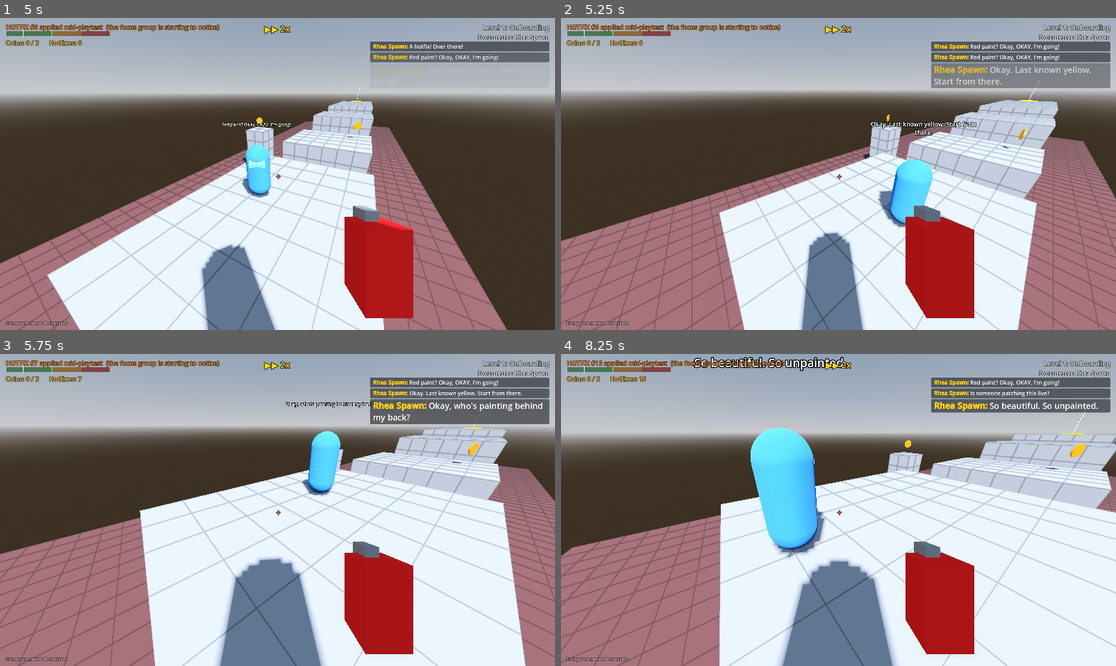
Above: before the commit, frames 1-4 (two rows, left to right).
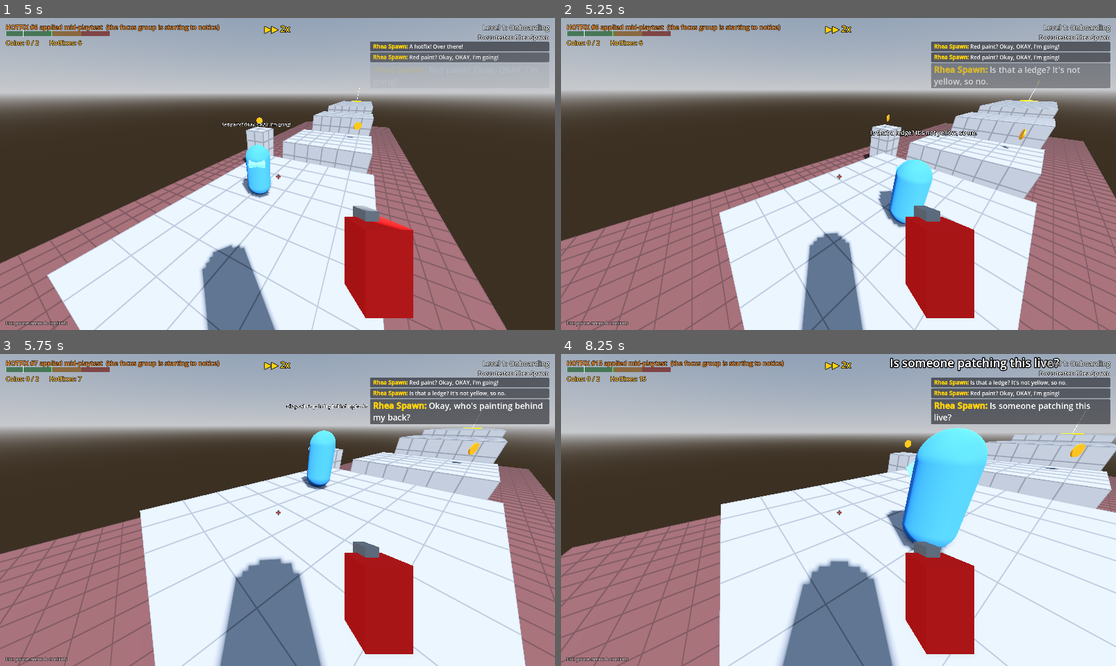
Above: after the commit, the same moments.

Repository: RSghr/yellow-paint
Game: Godot game, scene res://level_select.tscn
Same seed, same stepped clock (60 frames per second), same inputs: the game is played once before the commit and once after it.
Inputs (mouse positions are in pixels of both pictures, inside the frame that each line leads up to):
- Up to frame 1 (5 s): click "Start" at 0.5 s; click "Start" at 1.25 s; click (22, 42) at 2.02 s; click "Accept & grab the paint" at 2.75 s; click "Start session" at 3.5 s; tap Enter (start_test) at 4.25 s; move the mouse to (305, 174) at 4.27 s; press the mouse at (305, 174) at 4.28 s; hold T (fast_forward) from 4.28 s (still down); tap Space (jump) at 4.52 s
- Up to frame 2 (5.25 s): keep holding T (fast_forward); move the mouse to (810, 174) at 5.02 s; release the mouse at (810, 174) at 5.03 s; tap Backspace (clear_paint) at 5.1 s
- Up to frame 3 (5.75 s): keep holding T (fast_forward); tap Space (jump) at 5.27 s; click (249, 510) at 5.3 s
- Up to frame 4 (8.25 s): keep holding T (fast_forward); move the mouse to (849, 503) at 5.77 s; hold Z (lock_mouse) 5.78-6.53 s; click (849, 503) at 6.05 s; move the mouse to (832, 516) at 6.52 s; tap N (next_level) at 6.6 s; tap Space (jump) at 6.77, 7.52 s; click (832, 516) at 6.8 s; move the mouse to (877, 513) at 7.27 s; press the mouse at (877, 513) at 7.28 s; move the mouse to (794, 506) at 8.02 s; release the mouse at (794, 506) at 8.03 s; right-click (794, 506) at 8.1 s

Frame 1 is identical in both runs. In frame 2, 0.8% of the frame differs, in the area x 55-96%, y 15-39%; in frame 3, 0.8%; in frame 4, 11%, in the area x 23-99%, y 0-66%.

Commit message:
Look back to the last splat periodically (every 1/2/4 wanders by Exploration)
The look-back happened once per splat. Now, while lost, a tester goes back to
the last splat it reached for a careful look every look_back_every_by_level
[1, 2, 4] look-around walks (lower Exploration = more often), as long as it
stays lost. Walking back to a splat it already knew no longer resets its
patience (a NEW splat does), so improvising still happens.

Co-Authored-By: Claude Opus 5.5 <noreply@anthropic.com>
Claude-Session: https://claude.ai/code/session_01W5jG8cMnz72ugdxaP4H6QQ

Diff:
--- a/runner.gd
+++ b/runner.gd
@@ -85,6 +85,9 @@
 @export var wander_min_by_level: Array[float] = [1.5, 2.0, 2.0]  ## Shortest look-around walk (metres).
 ## True = curious: presses unpainted buttons and smashes unpainted planks it sees, and gambles on a jump for a coin.
 @export var curious_by_level: Array[bool] = [false, false, true]
+## While lost, after this many look-around walks it goes back to the last splat it reached and looks again carefully
+## (it may just have missed the next splat behind a corner). Lower = more often. 0 = never.
+@export var look_back_every_by_level: Array[int] = [1, 2, 4]
 
 var conviction_time := 0.0  ## See conviction_time_by_level.
 var short_legs := false  ## Jumping 1★: leaps of faith only land desperate_success_chance of the time too.
@@ -93,6 +96,7 @@
 var trust_bonus := 0
 var improvises := true  ## False = "No paint, no way": never jumps anywhere unpainted.
 var curious := false  ## Explorer: tries unpainted buttons/planks and jumps for coins.
+var look_back_every := 2  ## See look_back_every_by_level.
 var profile := {jump = 1, trust = 1, patience = 1}
 
 @export_group("Speech")
@@ -141,7 +145,7 @@
 var _trail_from: Array[Vector3] = []  ## For each trail stop: where the jump to it took off (INF if it walked there).
 var _trail_gamble: Array[bool] = []  ## For each trail stop: that jump was unpainted (replaying it is a gamble).
 var _look_back := false  ## Truly lost: heading back to the last splat it reached to look again from there.
-var _looked_back_at := Vector3.INF  ## The splat it last went back to (once per splat).
+var _walks_since_look := 0  ## Look-around walks since it last went back to the last splat.
 var _shaken := false  ## Just fell: no unpainted leaps until it has looked around for a way back (wanders + patience).
 var _detoured := false  ## Went off its route for a coin or to use something: may need to return to _furthest.
 var _wanders := 0
@@ -256,7 +260,7 @@
 	_failed_jump = {}
 	_retry_jump = {}
 	_look_back = false
-	_looked_back_at = Vector3.INF
+	_walks_since_look = 0
 	_trail.clear()
 	_trail_from.clear()
 	_trail_gamble.clear()
@@ -306,6 +310,7 @@
 	wander_range = wander_range_by_level[p.patience]
 	wander_min = wander_min_by_level[p.patience]
 	curious = curious_by_level[p.patience]
+	look_back_every = look_back_every_by_level[p.patience]
 
 
 func celebrate() -> void:
@@ -784,8 +789,8 @@
 ## Reached a step of the path.
 func _arrive(step: Dictionary) -> void:
 	_stuck_count = 0
-	if step.get("kind", "") in ["task", "curio", "coin", "paint", "goal", "trail"]:
-		_lost_time = 0.0
+	if step.get("kind", "") in ["task", "curio", "coin", "goal", "trail"]:
+		_lost_time = 0.0  # Progress. (Paint counts when it's a NEW spot: see _record_visit.)
 	if step.get("kind", "") == "trail":
 		_check_retrace_done(step.pos)
 	if step.get("kind", "") in ["task", "curio"]:
@@ -1225,22 +1230,6 @@
 	var cautious := _shaken and not (_wanders >= wander_limit and _lost_time >= patience)
 	if improvises and _goal_known and not cautious and _try_leap_of_faith():
 		return
-	# Truly lost (Curious / Explorer): before any gamble, go back to the last splat it reached and look again
-	# carefully from there, with a fresh round of look-around walks (it may just have missed the next splat).
-	if improvises and _wanders >= wander_limit and _retrace_to == Vector3.INF and _furthest != Vector3.INF \
-			and _looked_back_at.distance_to(_furthest) > 0.5:
-		_looked_back_at = _furthest
-		say(["Let me go back to the last yellow and look again.", "Back to the last splat. I must have missed something.",
-			"Okay. Last known yellow. Start from there."].pick_random(), true)
-		if _at(_furthest):
-			_careful_look()
-			return
-		_look_back = true
-		_decide()
-		if _look_back:  # No way back to it: carry on as usual.
-			_look_back = false
-			_careful_look()
-		return
 	# Out of ideas for `patience` seconds AND it has finished a full round of looking around
 	# (that's usually when it spots paint it missed): gamble on a jump instead of sulking.
 	if improvises and _lost_time >= patience and _wanders >= wander_limit and _try_desperate_jump():
@@ -1262,11 +1251,9 @@
 		"So beautiful. So unpainted.", "Stunning level. No idea where to go."].pick_random(), true)
 
 
-## Back at the last splat after being lost: a long look around (turning), then a fresh round of wanders.
+## Back at the last splat after being lost: a long, careful look around (turning).
 func _careful_look() -> void:
 	_look_back = false
-	_wanders = 0
-	_lost_time = 0.0
 	_start_scan(scan_time * 2.0)
 	_body_turn = deg_to_rad(randf_range(140, 200)) * (1 if randf() < 0.5 else -1)
 
@@ -1390,6 +1377,8 @@
 		_visited.append(pos)
 		_furthest = pos
 		_shaken = false  # New ground: it's over the fall.
+		_walks_since_look = 0
+		_lost_time = 0.0  # A new splat is progress (walking back to one it already knew isn't).
 		_detoured = false  # New progress: whatever detour it took is behind it.
 	elif pos.distance_to(_furthest) < 1.0:
 		_detoured = false  # Back where it left off.
@@ -1651,6 +1640,22 @@
 
 ## Mooch around the current platform looking for yellow.
 func _wander() -> void:
+	# Every few look-around walks (fewer for low Exploration): back to the last splat it reached for a careful look.
+	if look_back_every > 0 and _walks_since_look >= look_back_every and _furthest != Vector3.INF \
+			and _retrace_to == Vector3.INF:
+		_walks_since_look = 0
+		if randf() < 0.5:
+			say(["Let me go back to the last yellow and look again.", "Back to the last splat. I must have missed something.",
+				"Okay. Last known yellow. Start from there.", "Retracing to the last yellow. Carefully this time."].pick_random())
+		if _at(_furthest):
+			_careful_look()
+			return
+		_look_back = true
+		_decide()
+		if not _look_back:
+			return  # Heading back to it.
+		_look_back = false  # No way back to it from here: just keep looking around.
+	_walks_since_look += 1
 	_wanders += 1
 	var space := get_world_3d().direct_space_state
 	# Try a ring of spots and prefer the one furthest from anywhere it has already been.
Not shown, changed: CLAUDE.md
Not shown, changed: docs/LEVEL_DESIGN.md
